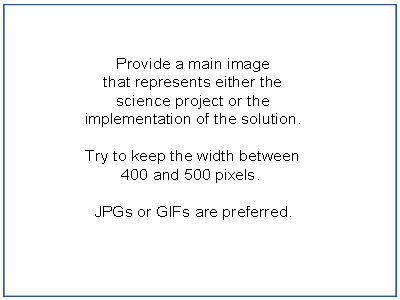
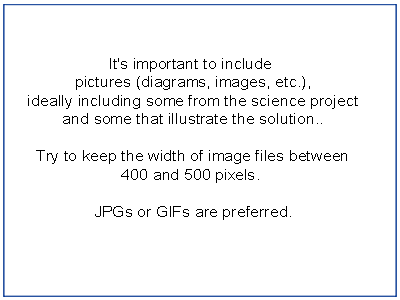
Before/after of a 400 × 300 layered artwork. What changed in the layer stack:
renamed "Provide a main image that repr" to "It's important to include pic", painted on it over left=28, top=58, right=358, bottom=164
